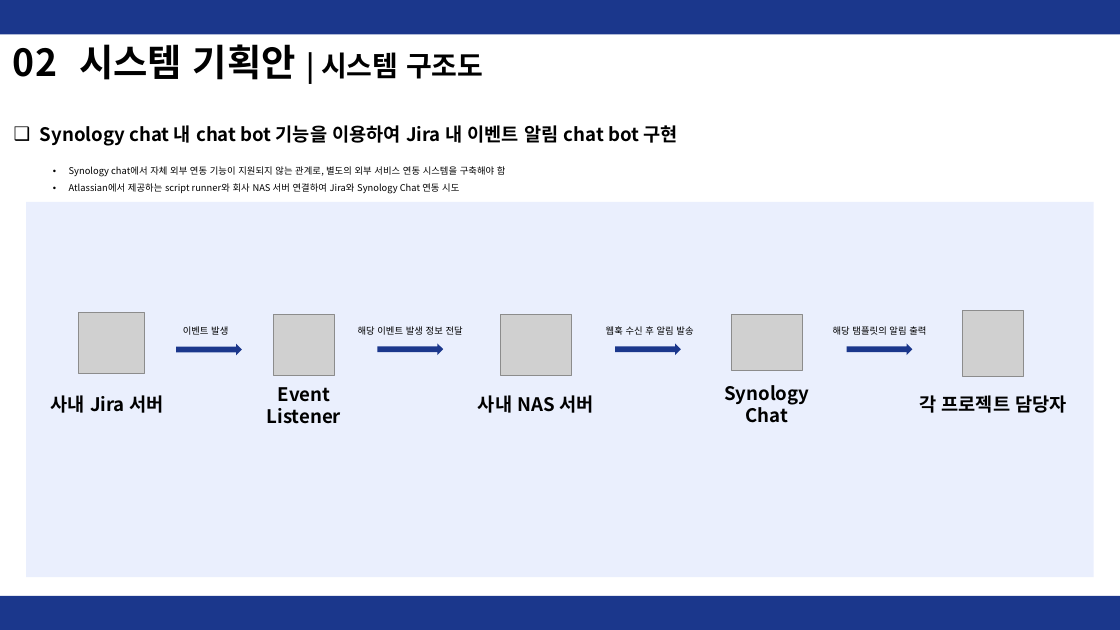
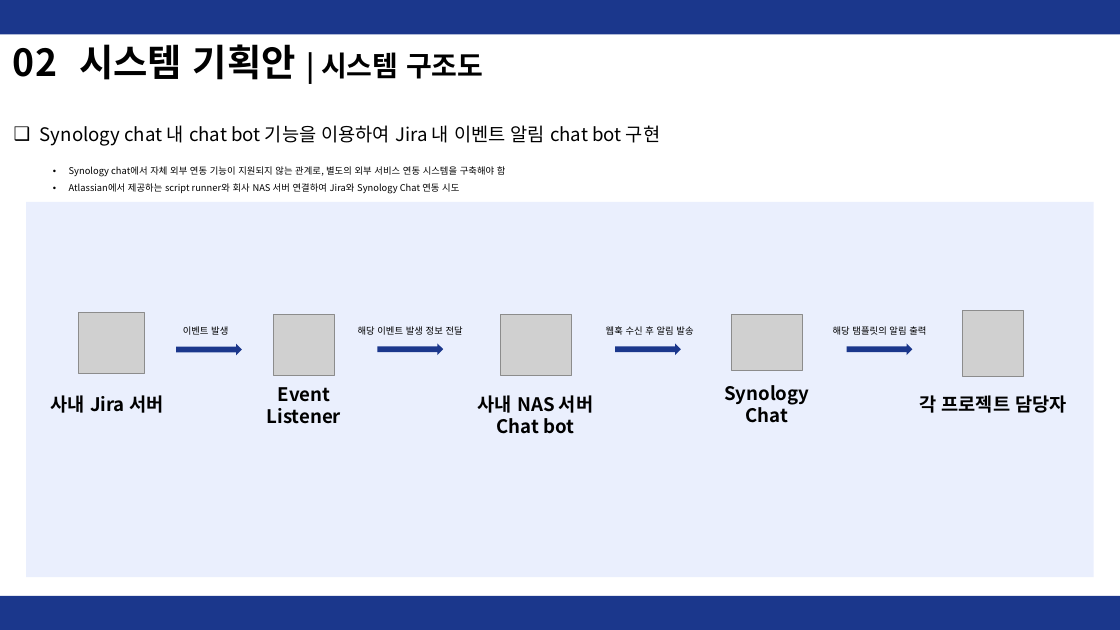
Before and after one commit to Kwon-Giil/QA, a slide deck: slide 6 of 기획/JIRA 챗봇 기획안.pptx. Drawn at 1120x630 pixels with LibreOffice and Linux fonts; fonts in the diff are those of the drawing; grey boxes stand for pictures. Boxes give left, top, right and bottom in pixels: in the first picture for what was removed or moved away, otherwise in the second. Text is boxed around its words. In the diff, an @@ line names an element or a change of style, - is before the commit and + after.

Commit message:
readme 수정 및 jira chatbot 기획 초안 추가

```diff
--- a/기획/JIRA 챗봇 기획안.pptx
+++ b/기획/JIRA 챗봇 기획안.pptx
@@ text "Synology chat 내 chat bot ..." at (x1=40, y1=125, x2=660, y2=146): bold off @@
@@ text at (x1=497, y1=418, x2=574, y2=434): paragraph added @@
+Chat bot
```
Also in this commit, not shown: 7 other slides changed, 2 other files.
